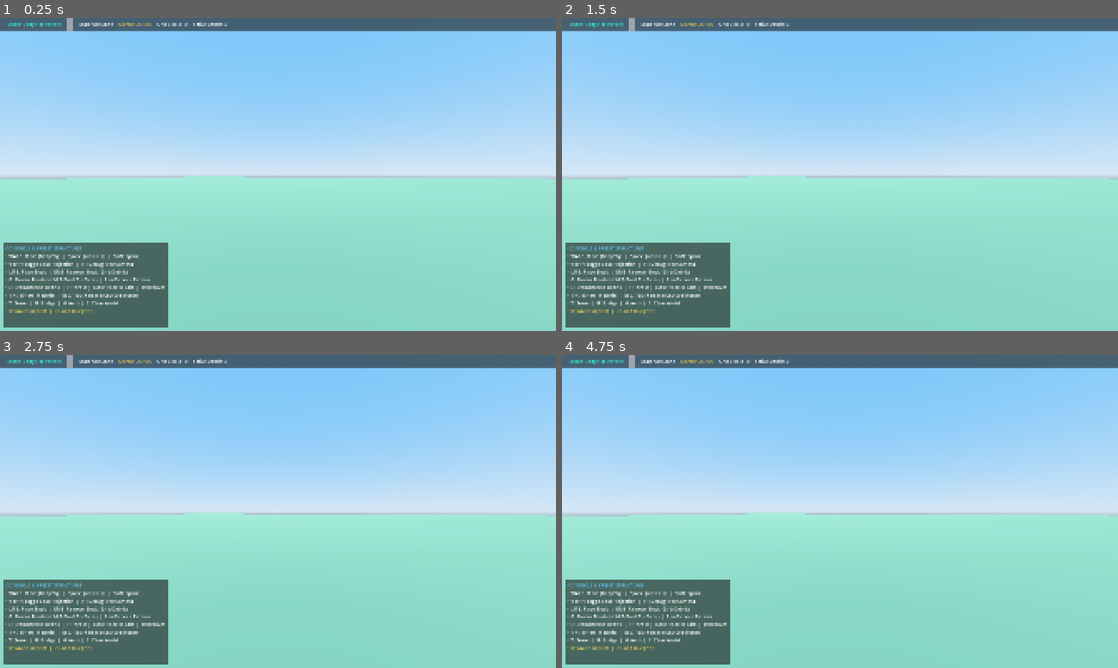
Above: before the commit, frames 1-4 (two rows, left to right).
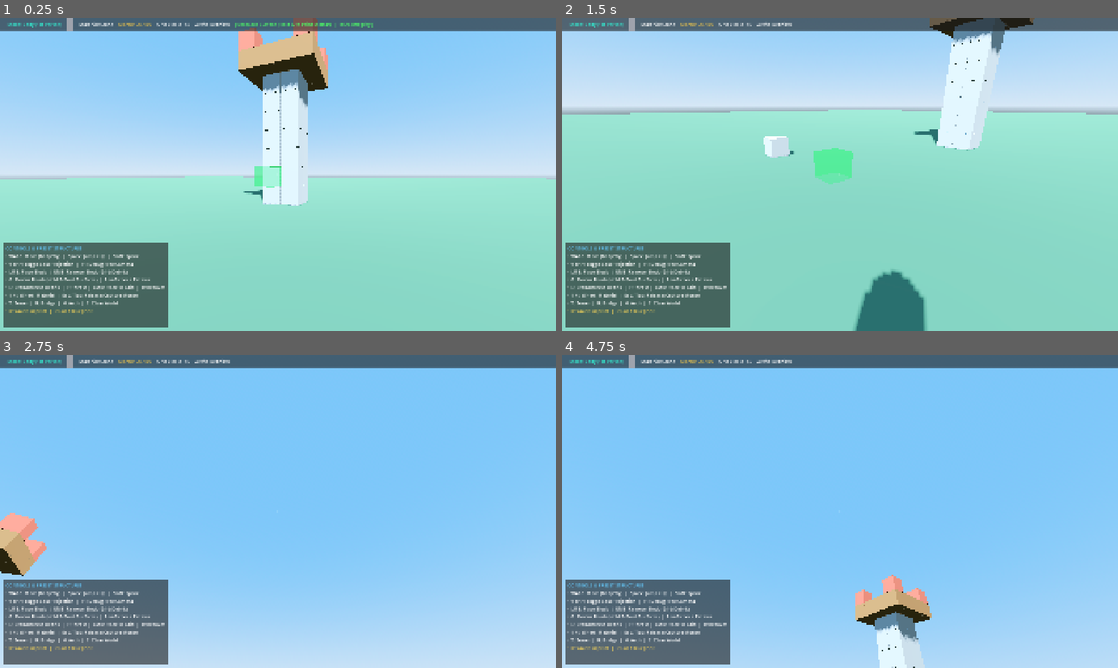
Above: after the commit, the same moments.

Repository: DPoveaa/my-story
Game: Godot game, scene res://scenes/world/GameWorld.tscn
The game is run twice, just before and just after one commit, with the same random seed, the same clock (stepped at 60 frames per second) and the same inputs.
Inputs (mouse positions are in pixels of both pictures, inside the frame that each line leads up to):
- Up to frame 1 (0.25 s): no input
- Up to frame 2 (1.5 s): tap Enter at 0.5 s; move the mouse to (962, 158) at 0.52 s; hold D (move_right) 0.53-1.25 s; hold G (apply_cement) 0.53-1.25 s; click (962, 158) at 0.67 s; tap Space (fly_up) at 1.25 s; drag from (728, 190) to (812, 237) at 1.27 s
- Up to frame 3 (2.75 s): move the mouse to (333, 442) at 2.02 s; hold D (move_right) from 2.03 s (still down); click (333, 442) at 2.1 s
- Up to frame 4 (4.75 s): release D (move_right) at 2.75 s; drag from (812, 574) to (673, 464) at 2.77 s; tap Enter at 3.5 s; move the mouse to (1006, 558) at 3.52 s; hold A (move_left) 3.53-4.25 s; right-click (1006, 558) at 3.6 s; drag from (673, 464) to (756, 433) at 4.27 s

The runs differ from the first frame. In frame 1, 5.9% of the frame differs, in the area x 33-68%, y 0-60%; in frame 2, 49%; in frame 3, 69%, in the area x 0-100%, y 1-100%; in frame 4, 68%.
Error before the commit: Parse Error: Cannot infer the type of "placed_b" variable because the value doesn't have a set type. (res://scenes/player/PlayerController.gd:869)

Commit message:
Fix registered area blueprints, bump durability loss, debris UI, and mortar placement
- Remove block durability degradation from routine collisions and bumps while preserving structural joint damage and debris splitting
- Implement interactive two-corner area selection mode (K key) with bounding preview box and prompt instructions
- Capture strictly bounded construction areas (capture_blueprint_area) without falling back to whole-grid capture
- Track intentional player edits (notify_intentional_block_placed/removed) while preserving desired blueprint layouts through collapses
- Add overwrite confirmation state in BuildHUD save dialog
- Resolve individual debris block integrity and material in HUD crosshair targeting
- Pass held island to is_cell_blocked_by_debris to enable placing mortar-coated debris on ground
- Add automated unit tests for bounded area capture, impact durability preservation, overwrite confirmation, and atomic restoration

Co-authored-by: DPoveaa <107443470+DPoveaa@users.noreply.github.com>

Diff:
--- a/scenes/player/PlayerController.gd
+++ b/scenes/player/PlayerController.gd
@@ -866,7 +866,7 @@
 		grid.place_block(target_place_cell, get_selected_type())
 		var bp_mgr := _get_blueprint_manager()
 		if bp_mgr != null and bp_mgr.has_method("notify_intentional_block_placed"):
-			var placed_b := grid.get_block(target_place_cell)
+			var placed_b: BlockData = grid.get_block(target_place_cell)
 			if placed_b != null:
 				bp_mgr.notify_intentional_block_placed(target_place_cell, placed_b)
 
